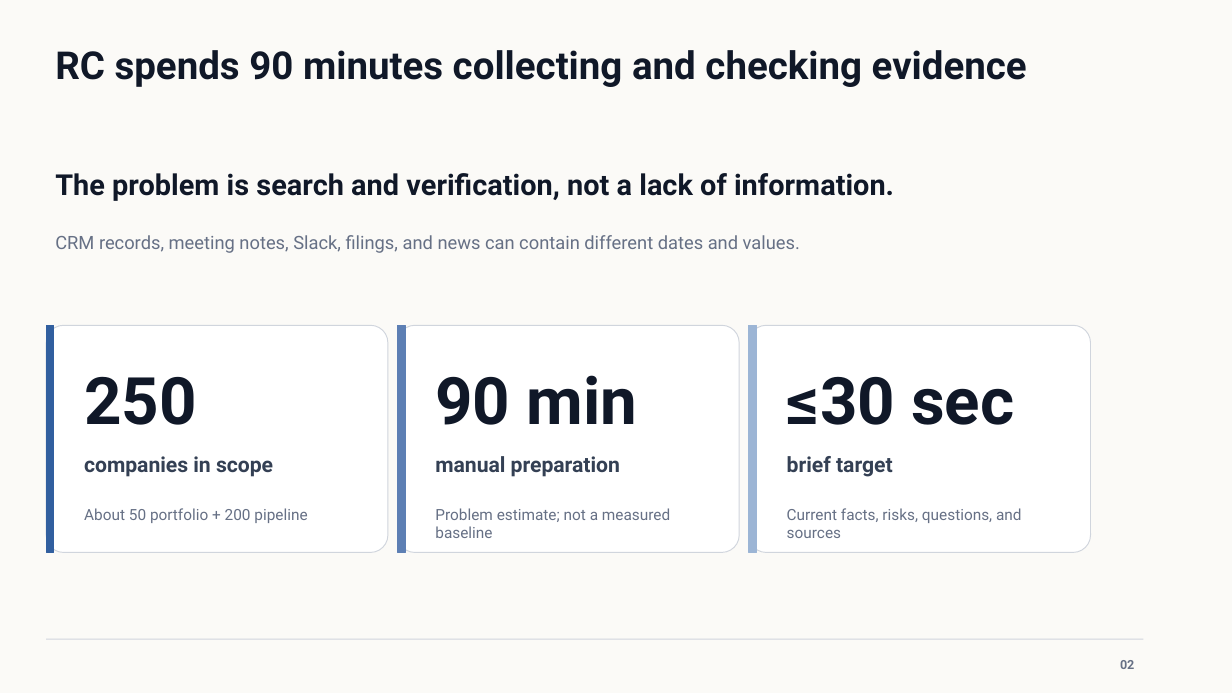
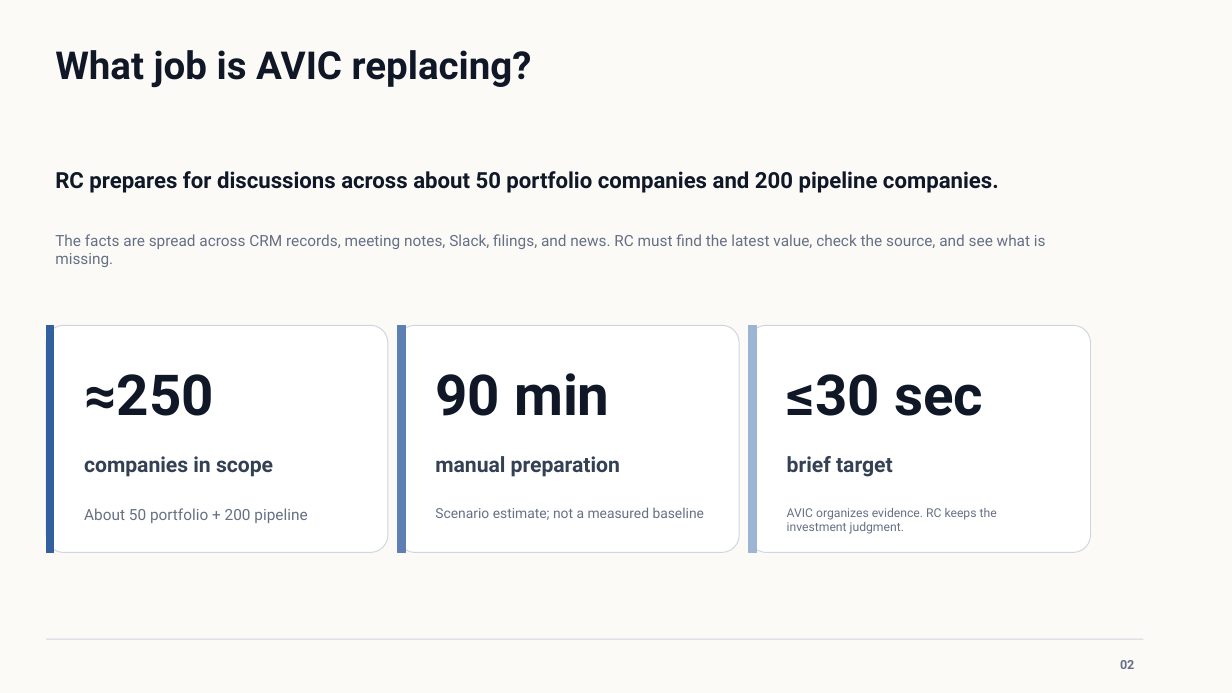
Before and after one commit to osuthorpe/LENS-POC, a slide deck: slide 2 of docs/AVIC-Portfolio-Intelligence-Brief.pptx. Drawn at 1232x693 pixels with LibreOffice and Linux fonts; fonts in the diff are those of the drawing. Boxes give left, top, right and bottom in pixels: in the first picture for what was removed or moved away, otherwise in the second. Text is boxed around its words. In the diff, an @@ line names an element or a change of style, - is before the commit and + after.

```diff
--- a/docs/AVIC-Portfolio-Intelligence-Brief.pptx
+++ b/docs/AVIC-Portfolio-Intelligence-Brief.pptx
@@ text at box(55, 50, 532, 88): text changed @@
-RC spends 90 minutes collecting and checking evidence
+What job is AVIC replacing?
@@ text at box(55, 171, 999, 193): text changed; size 22.5 to 17.2 pt @@
-The problem is search and verification, not a lack of information.
+RC prepares for discussions across about 50 portfolio companies and 200 pipeline companies.
@@ text at box(55, 234, 1046, 267): text changed; size 14.2 to 12 pt @@
-CRM records, meeting notes, Slack, filings, and news can contain different dates and values.
+The facts are spread across CRM records, meeting notes, Slack, filings, and news. RC must find the latest value, check the source, and see what is missing.
@@ text "90 min" at box(435, 373, 609, 416): size 51 to 44 pt @@
@@ text "≤30 sec" at box(787, 374, 983, 416): size 51 to 44 pt @@
@@ text at box(84, 374, 214, 416): text changed; size 51 to 44 pt @@
-250
+≈250
@@ text at box(435, 507, 705, 520): text changed; size 12 to 10.8 pt @@
-Problem estimate; not a measured baseline
+Scenario estimate; not a measured baseline
@@ text at box(787, 508, 997, 534): text changed; size 12 to 9.5 pt @@
-Current facts, risks, questions, and sources
+AVIC organizes evidence. RC keeps the investment judgment.
```
Also in this commit, not shown: 10 other slides changed, 1 slide added, 1 slide removed.
